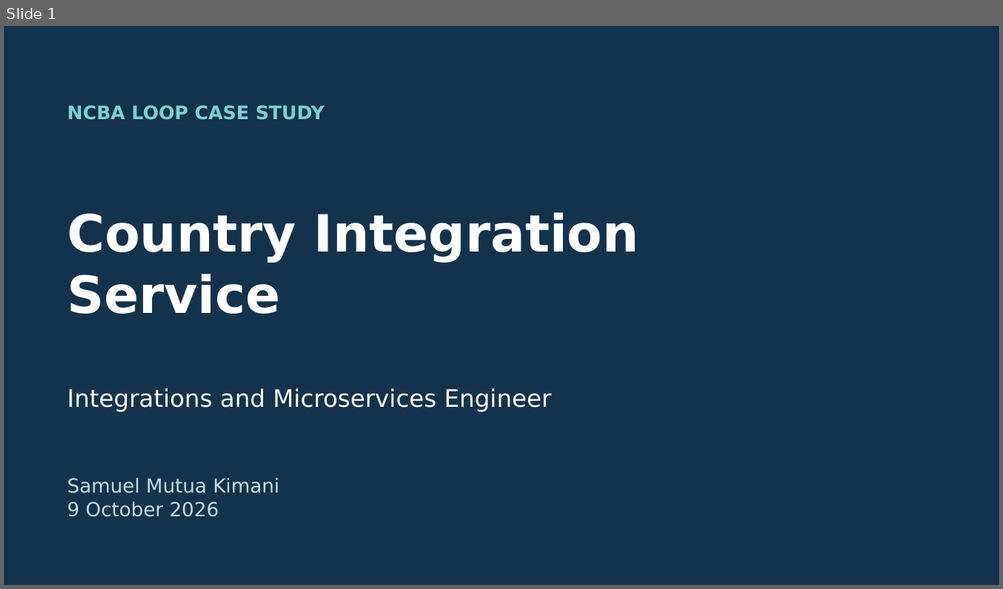
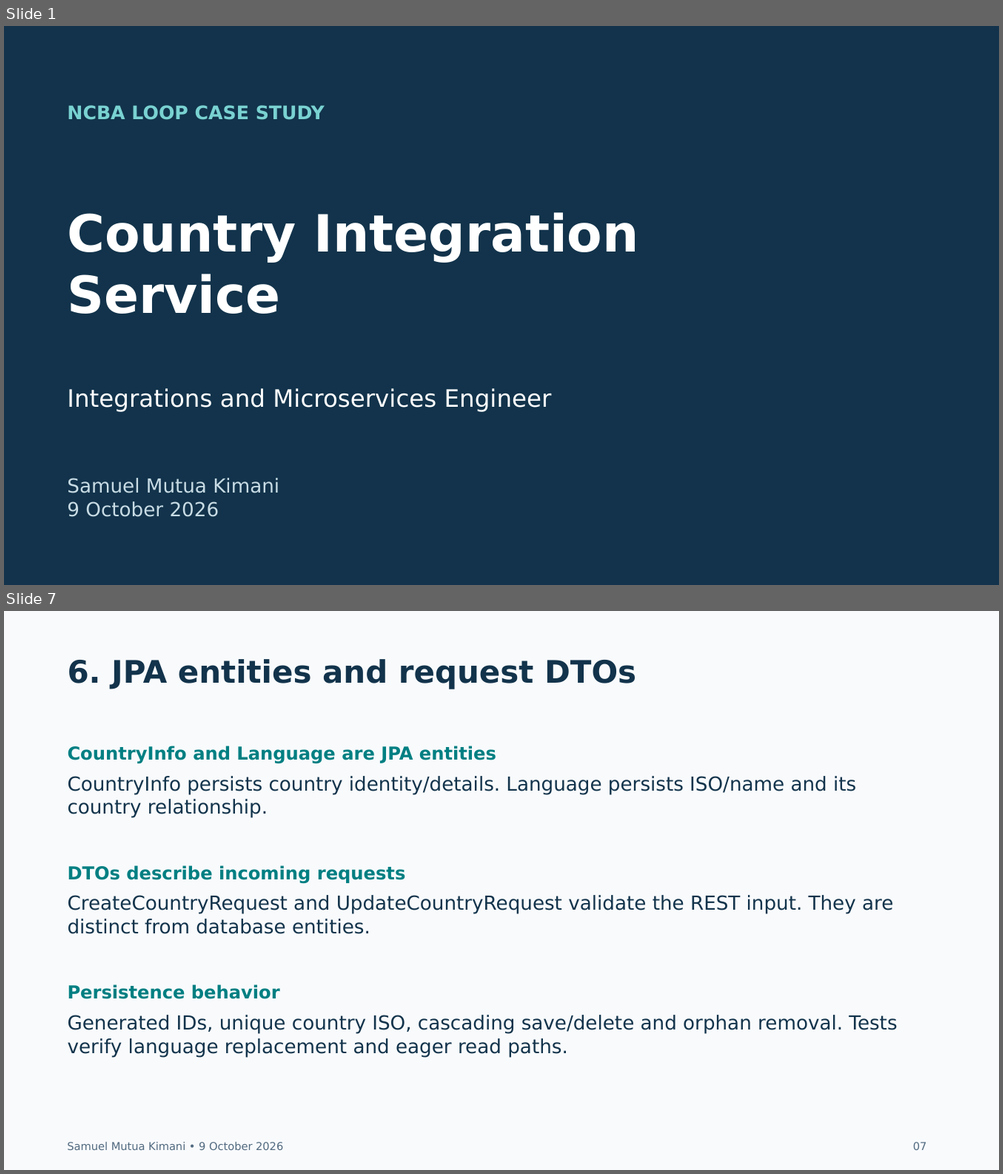
Before and after one commit to kimtour/country-integration-service, a slide deck: docs/submission/Case Study Submission – Integrations and Microservices Engineer – Samuel Mutua Kimani.pptx. Shown one above the other, each under a label of ours: slide 1 before the commit, slides 1 and 7 after it; the slides between them are not shown. The pictures are 1003x589 and 1003x1174 pixels, drawn with LibreOffice and Linux fonts; fonts in the diff are those of the drawing. Boxes give left, top, right and bottom in pixels: in the first picture for what was removed or moved away, otherwise in the second. Text is boxed around its words. In the diff, an @@ line names an element or a change of style, - is before the commit and + after.

Commit message:
Fix country resolution and complete verified assessment submission

```diff
--- a/docs/submission/Case Study Submission – Integrations and Microservices Engineer – Samuel Mutua Kimani.pptx
+++ b/docs/submission/Case Study Submission – Integrations and Microservices Engineer – Samuel Mutua Kimani.pptx
@@ slide 7 added at [4,611,999,1170], background #F8FAFC @@
@@ text added at [68,659,636,689], 30 pt, text #12334B, bold @@
+6. JPA entities and request DTOs
@@ text added at [68,746,496,764], 17.2 pt, text #007F82, bold @@
+CountryInfo and Language are JPA entities
@@ text added at [68,776,856,817], 18.8 pt, text #12334B @@
+CountryInfo persists country identity/details. Language persists ISO/name and its country relationship.
@@ text added at [68,866,406,884], 17.2 pt, text #007F82, bold @@
+DTOs describe incoming requests
@@ text added at [68,895,893,934], 18.8 pt, text #12334B @@
+CreateCountryRequest and UpdateCountryRequest validate the REST input. They are distinct from database entities.
@@ text added at [68,985,280,999], 17.2 pt, text #007F82, bold @@
+Persistence behavior
@@ text added at [68,1015,896,1057], 18.8 pt, text #12334B @@
+Generated IDs, unique country ISO, cascading save/delete and orphan removal. Tests verify language replacement and eager read paths.
@@ text added at [67,1142,283,1150], 10.5 pt, text #526A80 @@
+Samuel Mutua Kimani • 9 October 2026
@@ text added at [913,1142,927,1150], 10.5 pt, text #526A80 @@
+07
```
Also in this commit, not shown: 16 other slides added, 12 slides removed, 48 other files.
